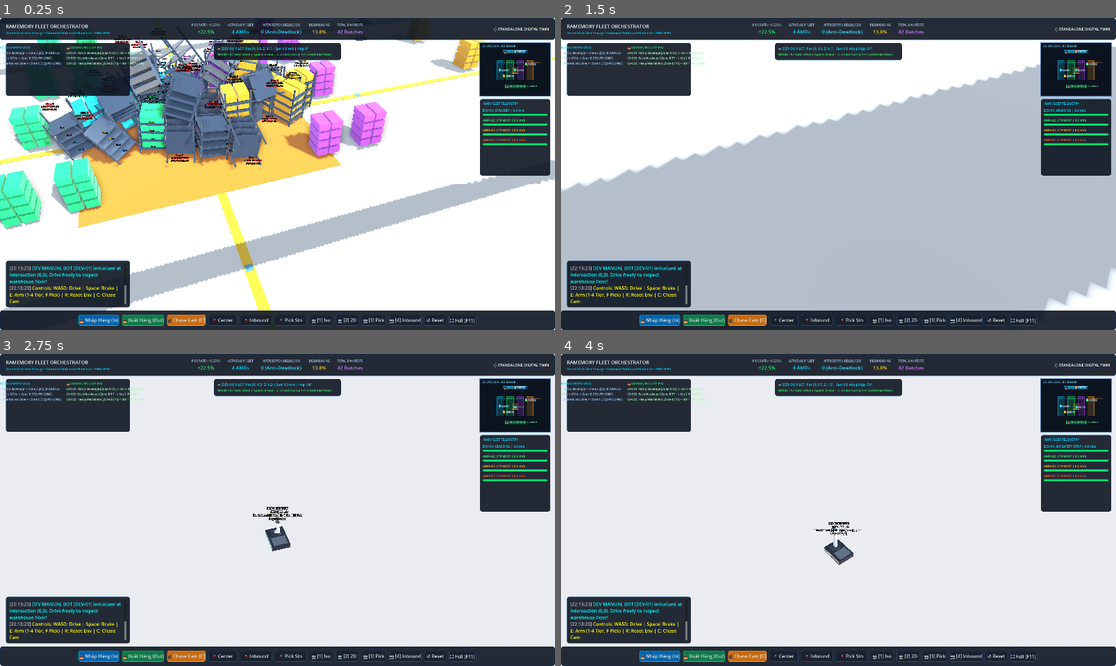
Above: before the commit, frames 1-4 (two rows, left to right).
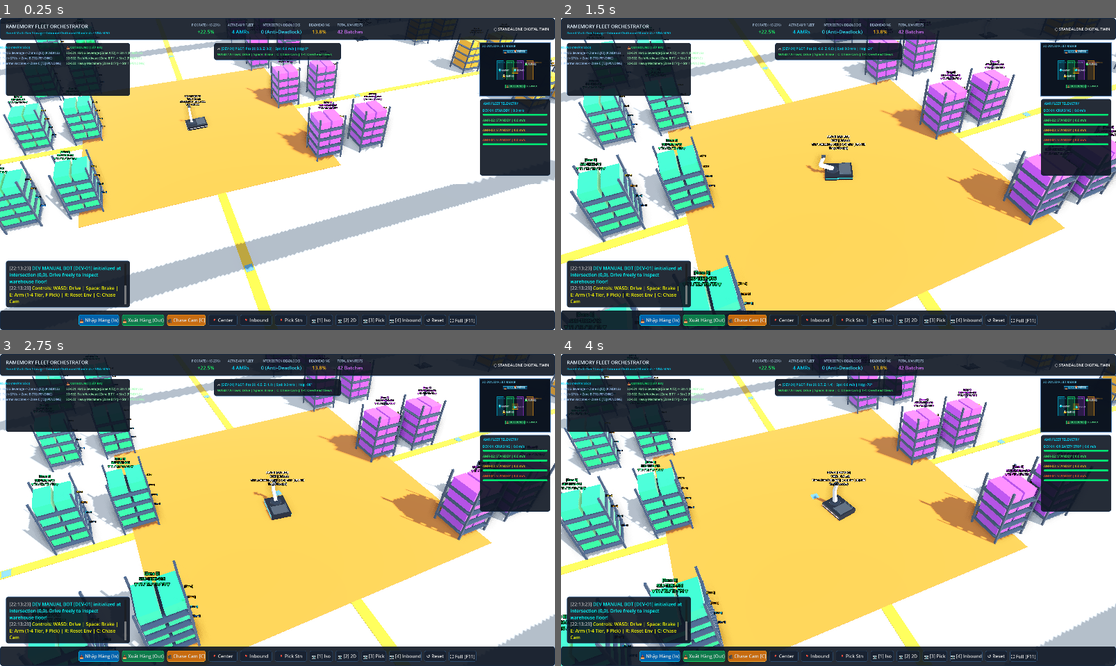
Above: after the commit, the same moments.

Repository: QuangManhAI/RL_port_scheduling_container
Game: Godot game, scene res://scenes/main.tscn
The game is run twice, just before and just after one commit, with the same random seed, the same clock (stepped at 60 frames per second) and the same inputs.
Inputs (mouse positions are in pixels of both pictures, inside the frame that each line leads up to):
- Up to frame 1 (0.25 s): no input
- Up to frame 2 (1.5 s): tap Enter at 0.5 s; move the mouse to (960, 158) at 0.52 s; hold D 0.53-1.28 s; tap E at 0.6 s; click (960, 158) at 0.67 s; tap Space at 0.77 s; move the mouse to (727, 189) at 1.27 s; hold S from 1.28 s (still down); tap 1 at 1.35 s
- Up to frame 3 (2.75 s): tap Space at 1.52 s; move the mouse to (333, 441) at 2.02 s; release S at 2.03 s; hold D from 2.03 s (still down); tap 2 at 2.1 s
- Up to frame 4 (4 s): move the mouse to (810, 572) at 2.77 s; release D at 2.78 s; hold W 2.78-3.53 s; tap 3 at 2.85 s; click (810, 572) at 2.92 s; tap Space at 3.02, 3.77 s; move the mouse to (1005, 556) at 3.52 s; hold A from 3.53 s (still down); tap 4 at 3.6 s

The runs differ from the first frame. In frame 1, 17% of the frame differs, in the area x 0-100%, y 0-94%; in frame 2, 62%, in the area x 0-100%, y 1-100%; in frame 3, 45%; in frame 4, 46%.

Commit message:
fix(env): fix rack grid positions on reset and natural box gravity fall
Fix spawn lifecycle positioning and realistic box fall physics:
- Set position before adding to tree so ShelfPod and ToteBox record assigned zone coordinates
- Remove artificial upward/outward impulse from ToteBox, allowing natural gravitational fall
- Remove premature box spill on gentle AMR brush so totes stay secure until rack topples

Companion-Doc: docs/phases/04_WAREHOUSE_SIMULATION_ENVIRONMENT.md

Diff:
--- a/godot/scripts/entities/amr_robot.gd
+++ b/godot/scripts/entities/amr_robot.gd
@@ -208,9 +208,6 @@
 				# Off-center impact on heavy rack (280 kg) generates overturning torque
 				var impulse_mag: float = impact_speed * 2000.0 + 400.0
 				collider.apply_impulse(impulse_dir * impulse_mag * delta, contact_offset)
-				# If hit with solid momentum, spill boxes from the rack!
-				if impact_speed > 1.8:
-					collider.spill_all_totes()
 
 			# Chassis absorbs kinetic recoil if high speed impact
 			if impact_speed > 2.2:
--- a/godot/scripts/environment/procedural_warehouse.gd
+++ b/godot/scripts/environment/procedural_warehouse.gd
@@ -6,7 +6,7 @@
 ## Zone B: Electronics & High-Tech (Emerald)
 ## Zone C: Pharmaceuticals & Sensitive (Purple)
 ## Zone D: Heavy Bulky Pallet Stacks (Amber)
-## Generates 32 dynamic toppleable ShelfPods and 256 physical ToteBoxes.
+## Generates 32 dynamic toppleable ShelfPods and 256 physical ToteBoxes across 4 vertical tiers.
 
 @export var pod_scene: PackedScene = preload("res://scenes/environment/shelf_pod.tscn")
 @export var tote_scene: PackedScene = preload("res://scenes/environment/tote_box.tscn")
@@ -95,7 +95,8 @@
 			var row_x: float = center_x + side
 			for p in range(4):
 				var pod_z: float = -14.0 + float(p) * 6.5
-				var instance: ShelfPod = spawn_pod(next_id, Vector3(row_x, 0.02, pod_z), z_name, z_cat, z_col)
+				var pod_pos: Vector3 = Vector3(row_x, 0.02, pod_z)
+				var instance: ShelfPod = spawn_pod(next_id, pod_pos, z_name, z_cat, z_col)
 				_pods_by_zone[z_name].append(instance)
 				next_id += 1
 
@@ -120,9 +121,9 @@
 
 func spawn_pod(p_id: int, pos: Vector3, z_name: String, z_cat: String, z_col: Color) -> ShelfPod:
 	var instance: ShelfPod = pod_scene.instantiate() as ShelfPod
+	instance.position = pos
 	_pods_root.add_child(instance)
-	instance.position = pos
-	instance.setup(p_id, z_name, z_cat, z_col)
+	instance.setup(p_id, z_name, z_cat, z_col, pos)
 	_pods[p_id] = instance
 
 	# Spawn 8 physical ToteBox instances docked to this rack
@@ -137,9 +138,11 @@
 		box_mat.roughness = 0.35
 		box_mat.metallic = 0.2
 
+		var box_pos: Vector3 = pos + offset_vec
 		var box_inst: ToteBox = tote_scene.instantiate() as ToteBox
+		box_inst.position = box_pos
 		_totes_root.add_child(box_inst)
-		box_inst.dock_to_shelf(instance, tier_idx, side_str, offset_vec, box_mat, z_name, z_cat)
+		box_inst.dock_to_shelf(instance, tier_idx, side_str, offset_vec, box_mat, z_name, z_cat, box_pos)
 		instance.register_tote(box_inst)
 
 	return instance
--- a/godot/scripts/environment/shelf_pod.gd
+++ b/godot/scripts/environment/shelf_pod.gd
@@ -11,8 +11,8 @@
 @export var is_lifted: bool = false
 @export var is_toppled: bool = false
 
-var _initial_pos: Vector3
-var _initial_basis: Basis
+var _initial_pos: Vector3 = Vector3.ZERO
+var _initial_basis: Basis = Basis.IDENTITY
 var _needs_reset: bool = false
 var _zone_color: Color = Color.WHITE
 
@@ -26,14 +26,15 @@
 
 func _ready() -> void:
 	add_to_group("shelf_pods")
-	_initial_pos = global_position
-	_initial_basis = global_transform.basis
+	if _initial_pos == Vector3.ZERO:
+		_initial_pos = global_position
+		_initial_basis = global_transform.basis
 
 func _physics_process(_delta: float) -> void:
 	if not is_lifted and not is_toppled:
 		var up_alignment: float = global_transform.basis.y.dot(Vector3.UP)
-		# If tilted > 30 degrees (up_alignment < 0.86), rack is toppling!
-		if up_alignment < 0.86:
+		# Only topple and release boxes when rack has genuinely tipped past tipping point (tilted > 45 deg)
+		if up_alignment < 0.68:
 			is_toppled = true
 			spill_all_totes()
 			SoundManager.play_spatial(self, SoundManager.sfx_brake, 2.0, 0.65)
@@ -41,7 +42,7 @@
 				label_3d.text = "[%s]\n⚠️ RACK TOPPLED!\nSKU-%s-#%02d" % [zone_name, sku_category, pod_id]
 				label_3d.modulate = Color(1.0, 0.2, 0.2, 1.0)
 		else:
-			# Keep docked boxes aligned with rack frame
+			# Keep docked boxes aligned with rack frame during upright nudges
 			for box in _docked_boxes:
 				if is_instance_valid(box) and not box._is_spilled and box.freeze:
 					box.update_dock_transform()
@@ -79,11 +80,20 @@
 
 	return {"found": false}
 
-func setup(p_id: int, p_zone: String = "Zone A", p_cat: String = "FMCG", zone_col: Color = Color(0.0, 0.8, 1.0)) -> void:
+func setup(p_id: int, p_zone: String = "Zone A", p_cat: String = "FMCG", zone_col: Color = Color(0.0, 0.8, 1.0), p_pos: Vector3 = Vector3.ZERO) -> void:
 	pod_id = p_id
 	zone_name = p_zone
 	sku_category = p_cat
 	_zone_color = zone_col
+
+	if p_pos != Vector3.ZERO:
+		_initial_pos = p_pos
+		_initial_basis = Basis.IDENTITY
+		global_position = p_pos
+		global_transform = Transform3D(Basis.IDENTITY, p_pos)
+	elif _initial_pos == Vector3.ZERO:
+		_initial_pos = global_position
+		_initial_basis = global_transform.basis
 
 	if label_3d:
 		label_3d.text = "[%s]\nSKU-%s-#%02d\n▼ T1 / T2 / T3 / T4 ▼" % [zone_name, sku_category, pod_id]
--- a/godot/scripts/environment/tote_box.gd
+++ b/godot/scripts/environment/tote_box.gd
@@ -2,8 +2,7 @@
 extends RigidBody3D
 
 ## Dynamic Physical Tote Box for Autonomous Mobile Manipulator & Racking.
-## Supports full 3D physics: gravity, momentum transfer, falling/spilling,
-## and collision response with floor, AMRs, and other boxes.
+## Supports full 3D physics: gravity, momentum transfer, and collision response with floor, AMRs, and other boxes.
 
 @export var tier: int = 1
 @export var slot_side: String = "L"
@@ -23,11 +22,12 @@
 
 func _ready() -> void:
 	add_to_group("tote_boxes")
-	_initial_transform = global_transform
-	# Docked by default: frozen in rack until spilled or grabbed
+	if _initial_transform == Transform3D():
+		_initial_transform = global_transform
+	# Docked by default: frozen in rack until rack topples or grabbed
 	freeze = true
 
-func dock_to_shelf(shelf: ShelfPod, p_tier: int, p_side: String, p_offset: Vector3, mat: Material, p_zone: String, p_cat: String) -> void:
+func dock_to_shelf(shelf: ShelfPod, p_tier: int, p_side: String, p_offset: Vector3, mat: Material, p_zone: String, p_cat: String, p_initial_world_pos: Vector3 = Vector3.ZERO) -> void:
 	home_shelf = shelf
 	tier = p_tier
 	slot_side = p_side
@@ -39,8 +39,13 @@
 	if mesh_inst and mat:
 		mesh_inst.material_override = mat
 
-	update_dock_transform()
-	_initial_transform = global_transform
+	if p_initial_world_pos != Vector3.ZERO:
+		_initial_transform = Transform3D(Basis.IDENTITY, p_initial_world_pos)
+		global_transform = _initial_transform
+	else:
+		update_dock_transform()
+		_initial_transform = global_transform
+
 	freeze = true
 	_is_spilled = false
 
@@ -55,21 +60,10 @@
 	_is_spilled = true
 	freeze = false
 
-	# Impart realistic tumble impulse: outward from rack center + upward wobble + rack velocity
+	# Naturally release with rack's physical momentum — NO artificial upward pop or explosive ejection
 	if home_shelf:
-		var outward: Vector3 = (global_position - home_shelf.global_position)
-		outward.y = 0.0
-		if outward.length_squared() > 0.01:
-			outward = outward.normalized()
-		else:
-			outward = Vector3(randf_range(-1.0, 1.0), 0.0, randf_range(-1.0, 1.0)).normalized()
-
-		linear_velocity = home_shelf.linear_velocity * 0.75 + outward * randf_range(1.6, 3.8) + Vector3.UP * randf_range(0.8, 2.0)
-		angular_velocity = Vector3(
-			randf_range(-5.0, 5.0),
-			randf_range(-3.0, 3.0),
-			randf_range(-5.0, 5.0)
-		)
+		linear_velocity = home_shelf.linear_velocity
+		angular_velocity = home_shelf.angular_velocity
 
 func reset_box() -> void:
 	_is_spilled = false
Not shown, changed: docs/phases/04_WAREHOUSE_SIMULATION_ENVIRONMENT.md
